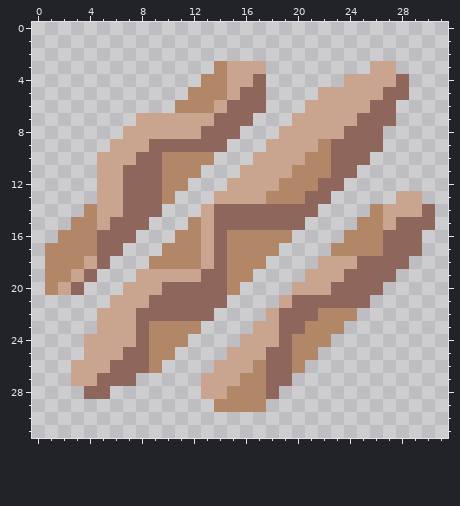
Pixel-art sprite, stored at assets/sprites/items/carbonFibre.png. The picture above was drawn from the file before the commit.
The file is 32x32 pixels.
The same view after the edit:
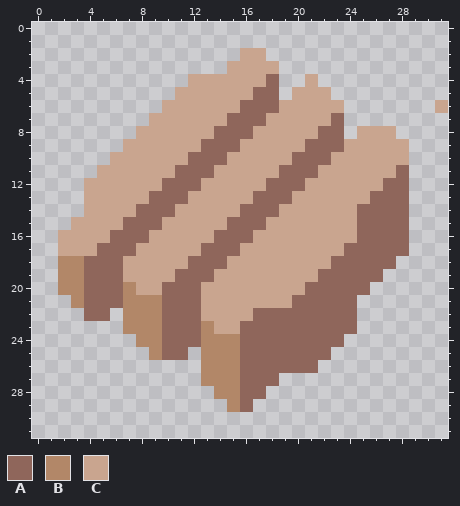
Palette (. is transparent): A #8f665b  B #b28768  C #c9a58f
Diff:
Changed rows in their new state; - is an unchanged pixel.
first column x 1:
 2 ---------------CC--------------
 3 -------------.---C-------..----
 4 -----------CCC--CA--C--.....---
 5 ----------CCCC-C-A-CC-......---
 6 ---------CCCC-C--ACC---....---C
 7 -------.-----C--ACC---A....----
 8 ------.-----C--ACC---AA.CCC----
 9 -----.--CCCC--ACC---AA-CCCCC---
10 ----.--CCCCAAACC---AAACCCCCC---
11 ------CCCCAAACC---AAACCCCCCA---
12 ---C--CCCAAACC---AAACCCCCCAA---
13 ---C--CC-AACC---AAACCCCCCAAA.--
14 ---C--C--ACC-CC---CCCCCCAAAA..-
15 --CC-C--ACCC-C---CCCCCCCAAA-..-
16 -CCCC--ACCCC--AACCCCCCCCAA--.--
17 .CCC--ACCCCCA-ACCCCCCCCAAA--.--
18 .--A-ACCCCCAA-CCCCCCC-AA---.---
19 .-B-AAC---AA-CCCCCCC-AA---.----
20 .BBAAAB-----CCCCCCC-AA---.-----
21 --BAAABBB---CCCCCC------.------
22 ---AA.BBB---CCCCAA---AAA-------
23 ----..BB-AAABCCAAA--AAAA-------
24 ---....B-AAABBBAAA-AAAA--------
25 ---.....-AA-BBBAA--AAA---------
26 --.......---BBBAA--AA----------
27 --.....-----BBBAA-.------------
28 ---..-------.B-AA.-------------
29 -------------.-A.--------------
